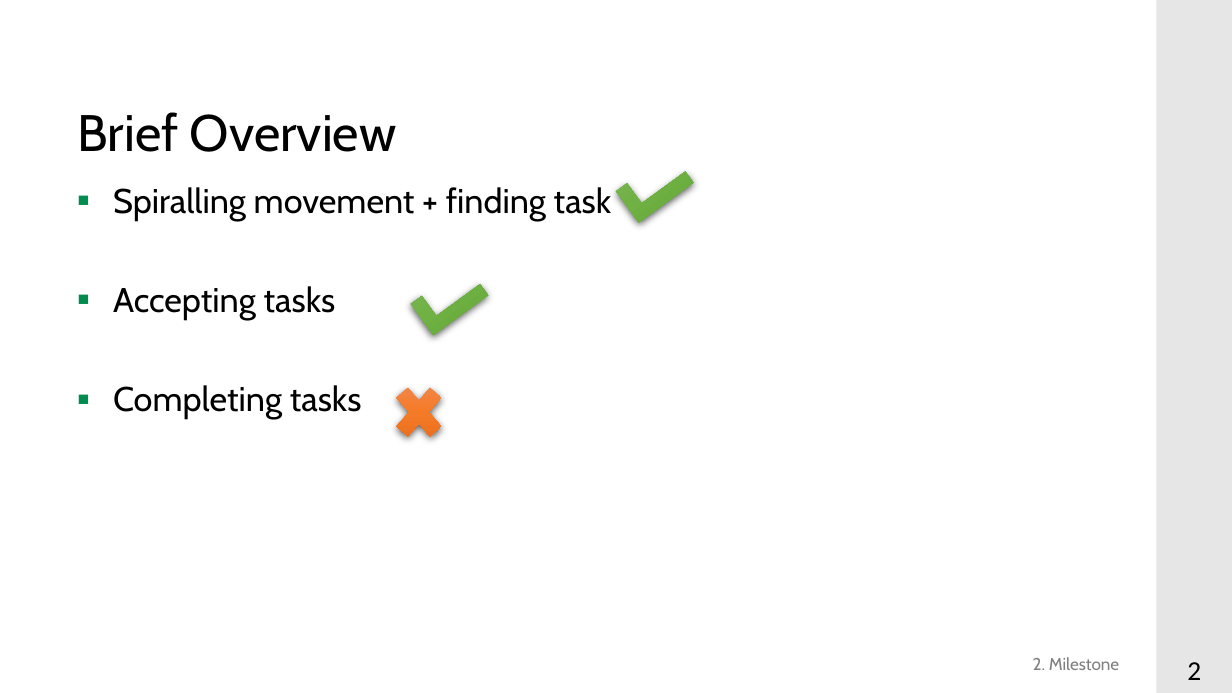
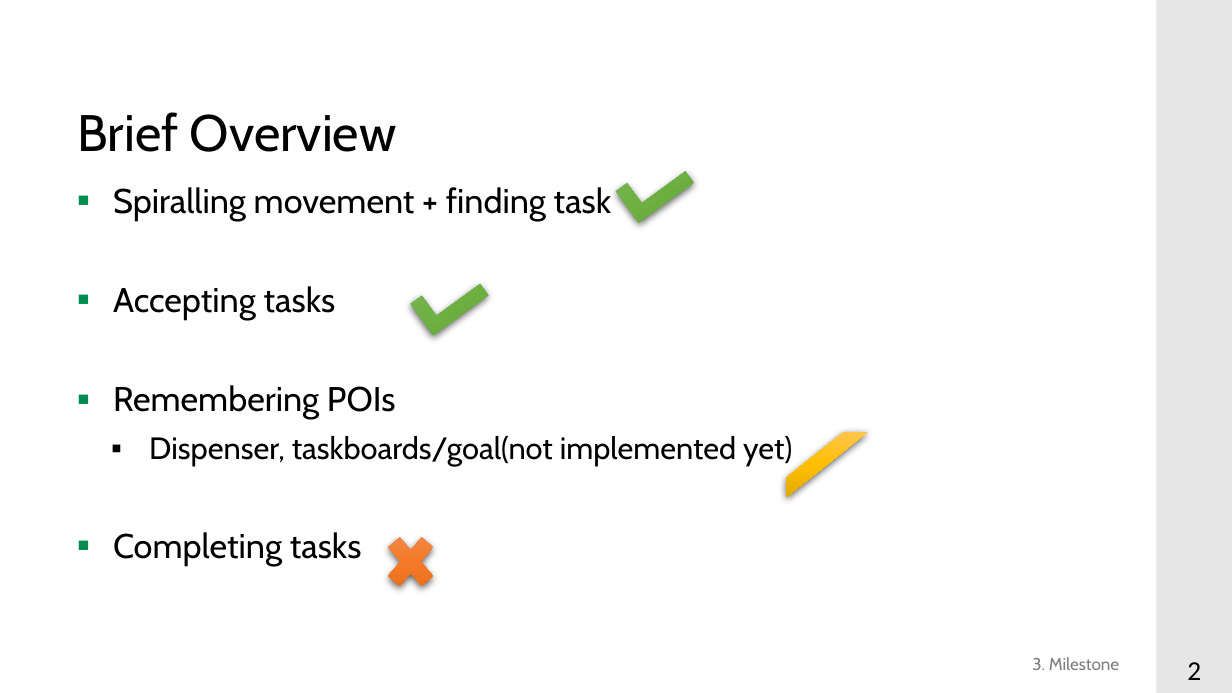
Before and after one commit to y-s18/projekt_im_bachelor, a slide deck: slide 2 of pptxs/Milestone3.pptx. Drawn at 1232x693 pixels with LibreOffice and Linux fonts; fonts in the diff are those of the drawing; background and template pictures are left out. Boxes give left, top, right and bottom in pixels: in the first picture for what was removed or moved away, otherwise in the second. Text is boxed around its words. In the diff, an @@ line names an element or a change of style, - is before the commit and + after.

```diff
--- a/pptxs/Milestone3.pptx
+++ b/pptxs/Milestone3.pptx
@@ text at [113, 385, 792, 466]: paragraphs added @@
+▪ Remembering POIs
+  ▪ Dispenser, taskboards/goal(not implemented yet)
@@ diag stripe added at [786, 432, 867, 498], fill gradient #FFC64B to #FFC000 to #E3AB00 @@
@@ cross: place and size @@
-cross at [387, 375, 451, 448]
+cross at [378, 525, 442, 599]
@@ text at [1032, 657, 1119, 670]: text changed @@
-2. Milestone
+3. Milestone
```
Also in this commit, not shown: 4 other slides changed, 1 slide added, 1 slide removed.
